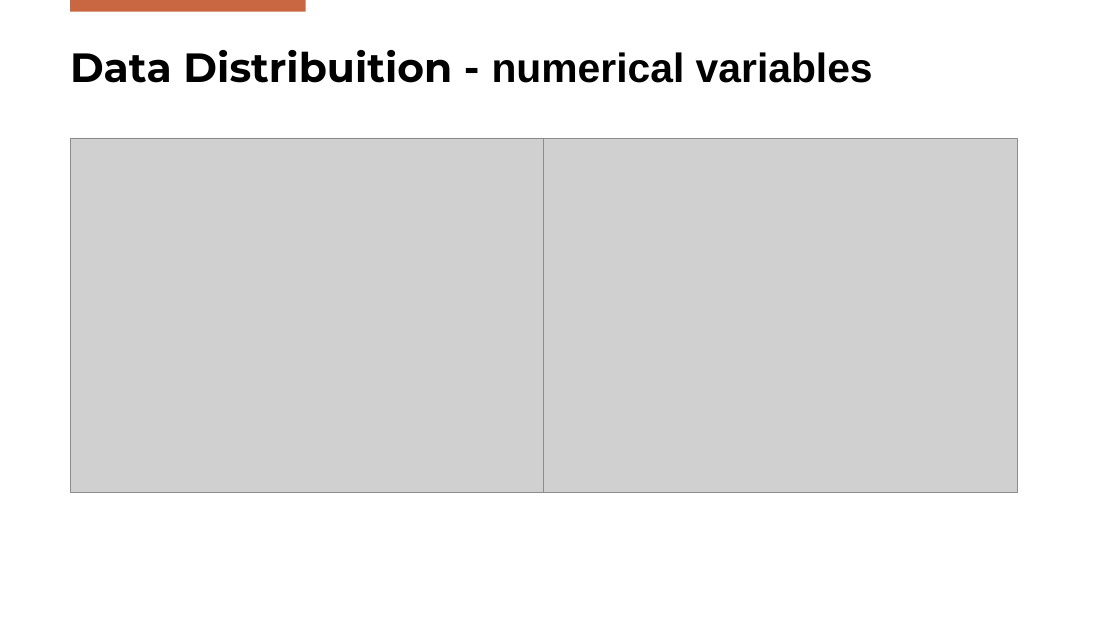
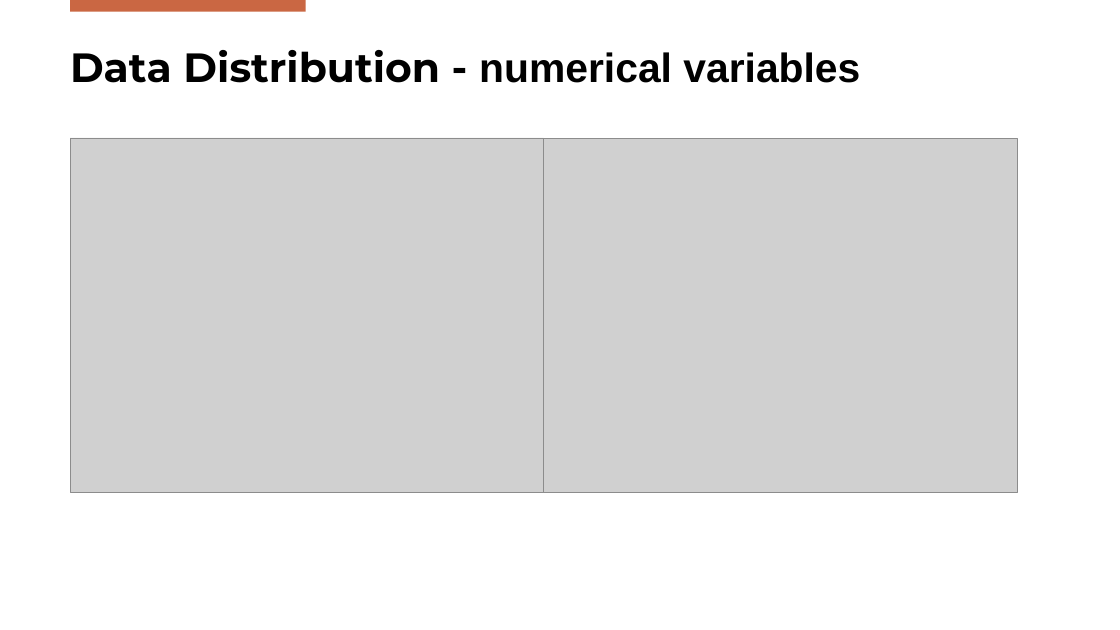
Before and after one commit to DanieleGotti/Food_Delivery_Time_Prediction, a slide deck: slide 8 of Presentazione_Gotti_Mazzoleni.pptx. Drawn at 1120x630 pixels with LibreOffice and Linux fonts; fonts in the diff are those of the drawing; grey boxes stand for pictures; background and template pictures are left out. Boxes give left, top, right and bottom in pixels: in the first picture for what was removed or moved away, otherwise in the second. Text is boxed around its words. In the diff, an @@ line names an element or a change of style, - is before the commit and + after.

```diff
--- a/Presentazione_Gotti_Mazzoleni.pptx
+++ b/Presentazione_Gotti_Mazzoleni.pptx
@@ title at [70,50,860,83]: text changed; font Montserrat to Arial @@
-Data Distribuition - numerical variables
+Data Distribution - numerical variables
```
Also in this commit, not shown: 4 other slides changed, 6 slides added, 1 other file.
